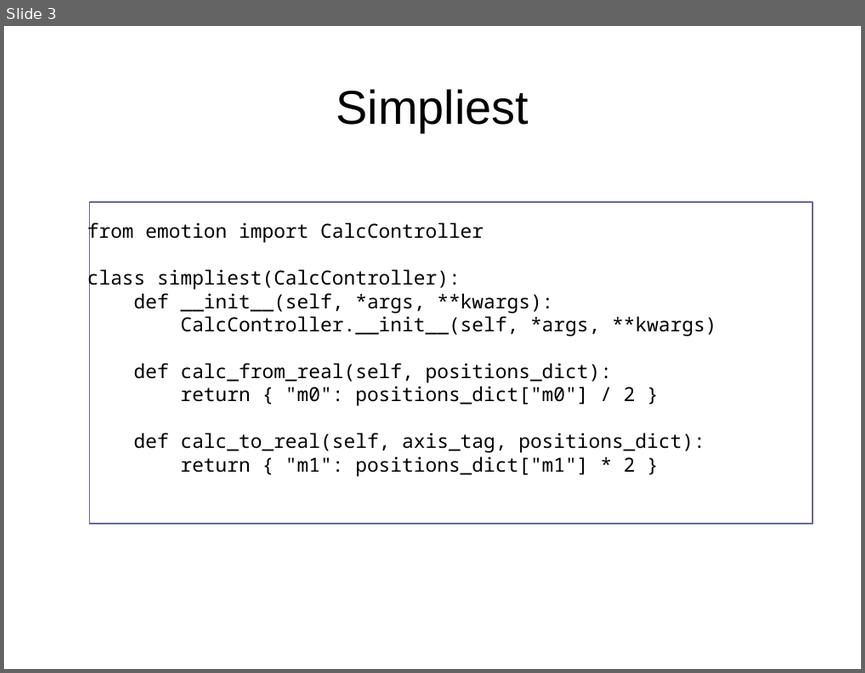
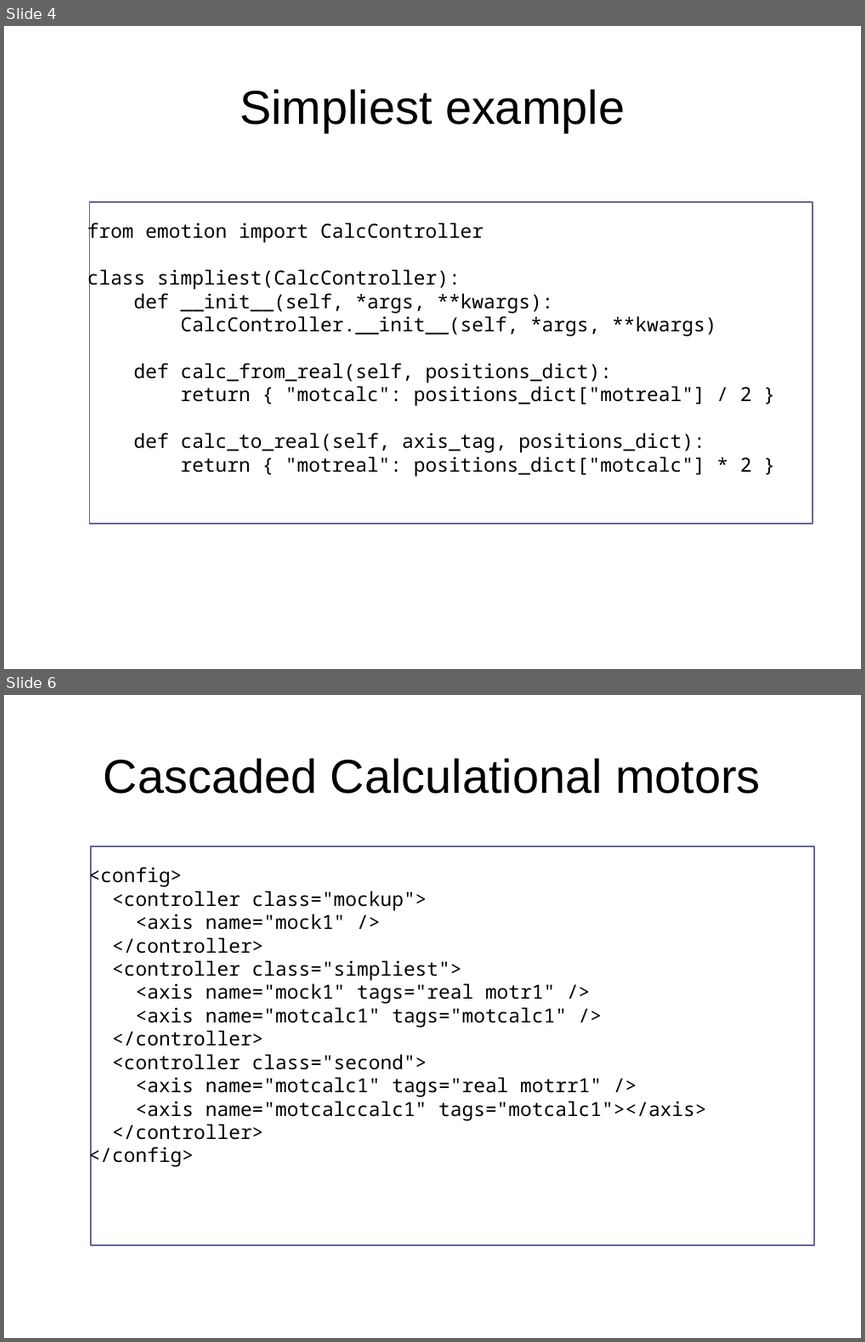
Before and after one commit to ESRF-BCU/emotion, a slide deck: doc/presentations/calculational_controllers.odp. Shown one above the other, each under a label of ours: slide 3 before the commit, slides 4 and 6 after it; the slides between them are not shown. The pictures are 865x673 and 865x1342 pixels, drawn with LibreOffice and Linux fonts; fonts in the diff are those of the drawing. Boxes give left, top, right and bottom in pixels: in the first picture for what was removed or moved away, otherwise in the second. Text is boxed around its words. In the diff, an @@ line names an element or a change of style, - is before the commit and + after.

```diff
--- a/doc/presentations/calculational_controllers.odp
+++ b/doc/presentations/calculational_controllers.odp
@@ slide 6 added at (4, 695, 861, 1338), background #FFFFFF @@
@@ title added at (103, 758, 760, 794), 44 pt, text #000000 @@
+Cascaded Calculational motors
@@ rectangle added at (91, 845, 814, 1245), outline #666699 1.45 pt, 18 pt, text #000000 @@
+<config>
+<controller class="mockup">
+<axis name="mock1" />
+</controller>
+<controller class="simpliest">
+<axis name="mock1" tags="real motr1" />
+<axis name="motcalc1" tags="motcalc1" />
+</controller>
+<controller class="second">
+<axis name="motcalc1" tags="real motrr1" />
+<axis name="motcalccalc1" tags="motcalc1"></axis>
+</controller>
+</config>
@@ what was slide 3 is now slide 4 @@
@@ slide 4 changed as well @@
@@ title at (239, 89, 624, 132): text changed @@
-Simpliest
+Simpliest example
@@ text in rectangle at (181, 386, 752, 406): text changed @@
-return { "m0": positions_dict["m0"] / 2 }
+return { "motcalc": positions_dict["motreal"] / 2 }
@@ text in rectangle at (181, 456, 752, 476): text changed @@
-return { "m1": positions_dict["m1"] * 2 }
+return { "motreal": positions_dict["motcalc"] * 2 }
```
Also in this commit, not shown: 2 other slides changed, 2 other slides added.
